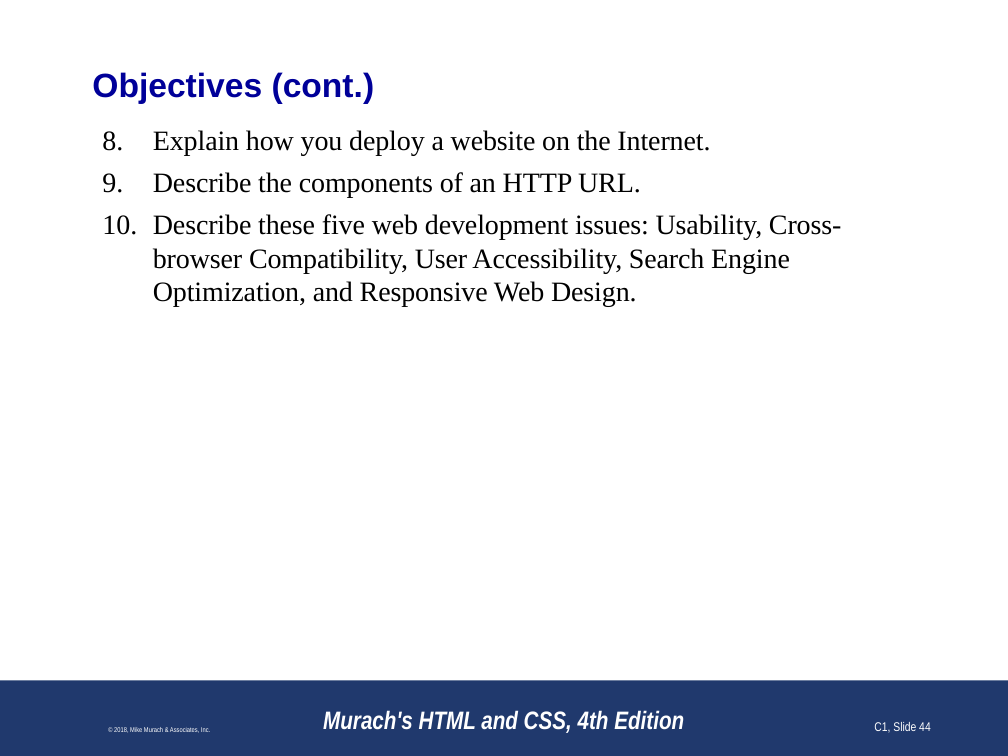
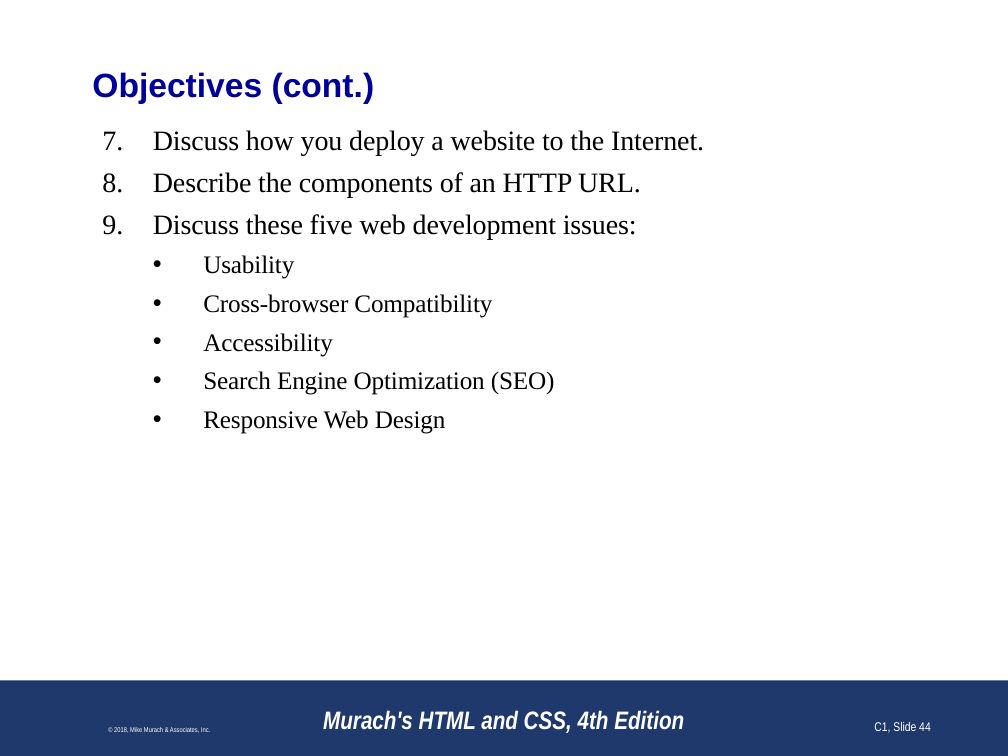
Before and after one commit to paulsmithkc/awd1000_base_lab_and_homework, a slide deck: slide 44 of murach_html_4e/slides/Chapter 1 slides (Revised).pptx. Drawn at 1008x756 pixels with LibreOffice and Linux fonts; fonts in the diff are those of the drawing; background and template pictures are left out. Boxes give left, top, right and bottom in pixels: in the first picture for what was removed or moved away, otherwise in the second. Text is boxed around its words. In the diff, an @@ line names an element or a change of style, - is before the commit and + after.

```diff
--- a/murach_html_4e/slides/Chapter 1 slides (Revised).pptx
+++ b/murach_html_4e/slides/Chapter 1 slides (Revised).pptx
@@ text at bbox=[153, 130, 704, 156]: text changed @@
-8. Explain how you deploy a website on the Internet.
+7. Discuss how you deploy a website to the Internet.
@@ text at bbox=[153, 214, 637, 434]: text changed; size 20 to 18 pt @@
-10. Describe these five web development issues: Usability, Cross-browser Compatibility, User Accessibility, Search Engine Optimization, and Responsive Web Design.
+9. Discuss these five web development issues:
+  • Usability
+  • Cross-browser Compatibility
+  • Accessibility
+  • Search Engine Optimization (SEO)
+  • Responsive Web Design
```
Also in this commit, not shown: 21 other slides changed.
